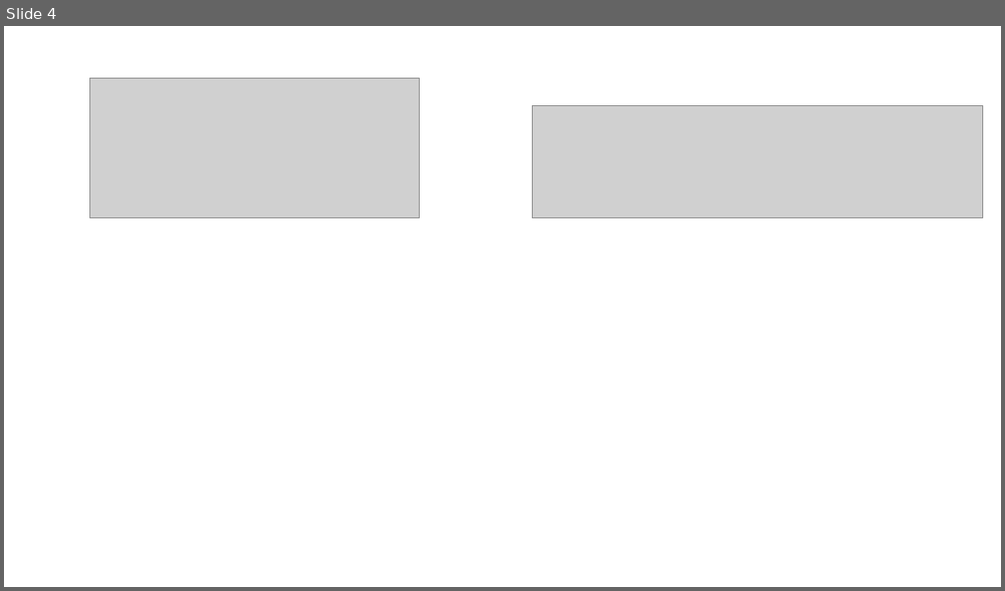
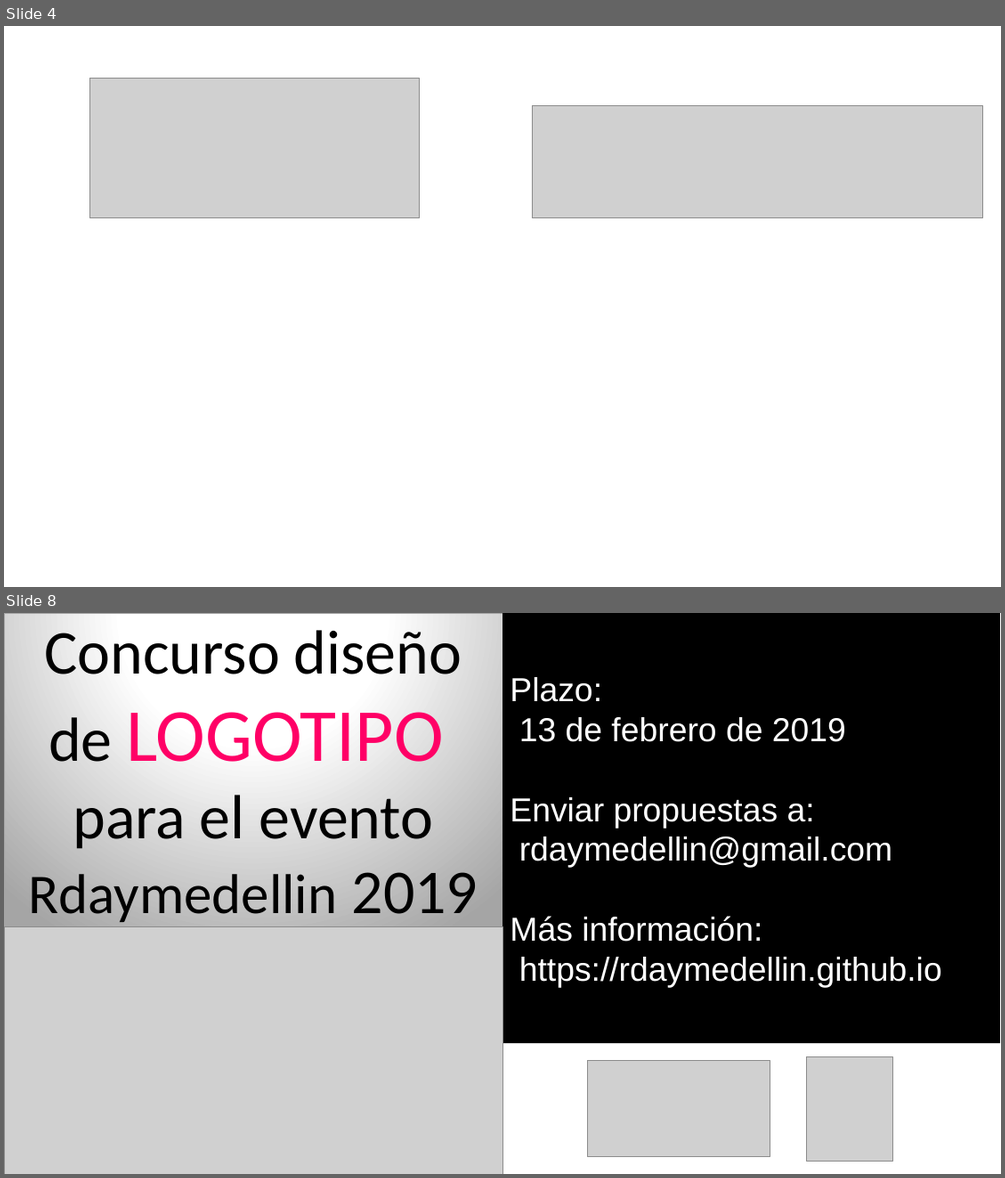
Before and after one commit to rday-colombia/2023, a slide deck: imagenes/auxiliar.pptx. Shown one above the other, each under a label of ours: slide 4 before the commit, slides 4 and 8 after it; the slides between them are not shown. The pictures are 1005x591 and 1005x1178 pixels, drawn with LibreOffice and Linux fonts; fonts in the diff are those of the drawing; grey boxes stand for pictures. Boxes give left, top, right and bottom in pixels: in the first picture for what was removed or moved away, otherwise in the second. Text is boxed around its words. In the diff, an @@ line names an element or a change of style, - is before the commit and + after.

```diff
--- a/imagenes/auxiliar.pptx
+++ b/imagenes/auxiliar.pptx
@@ slide 8 added at bbox=[4, 613, 1001, 1174], background #FFFFFF @@
@@ rectangle added at bbox=[4, 613, 502, 1174], fill gradient #FFFFFF to #A5A5A5, outline #A5A5A5 0.5 pt @@
@@ text added at bbox=[28, 630, 478, 922], 60 pt, text #000000 @@
+Concurso diseño de LOGOTIPO
+para el evento
+Rdaymedellin 2019
@@ rectangle added at bbox=[502, 613, 1000, 1043], fill #000000, 32 pt, text #FFFFFF @@
+Plazo:
+13 de febrero de 2019
+Enviar propuestas a:
+rdaymedellin@gmail.com
+Más información:
+https://rdaymedellin.github.io
@@ picture added at bbox=[4, 927, 502, 1174] @@
@@ picture added at bbox=[587, 1061, 769, 1157] @@
@@ picture added at bbox=[807, 1056, 893, 1160] @@
```
Also in this commit, not shown: 4 other slides added, 30 other files.
